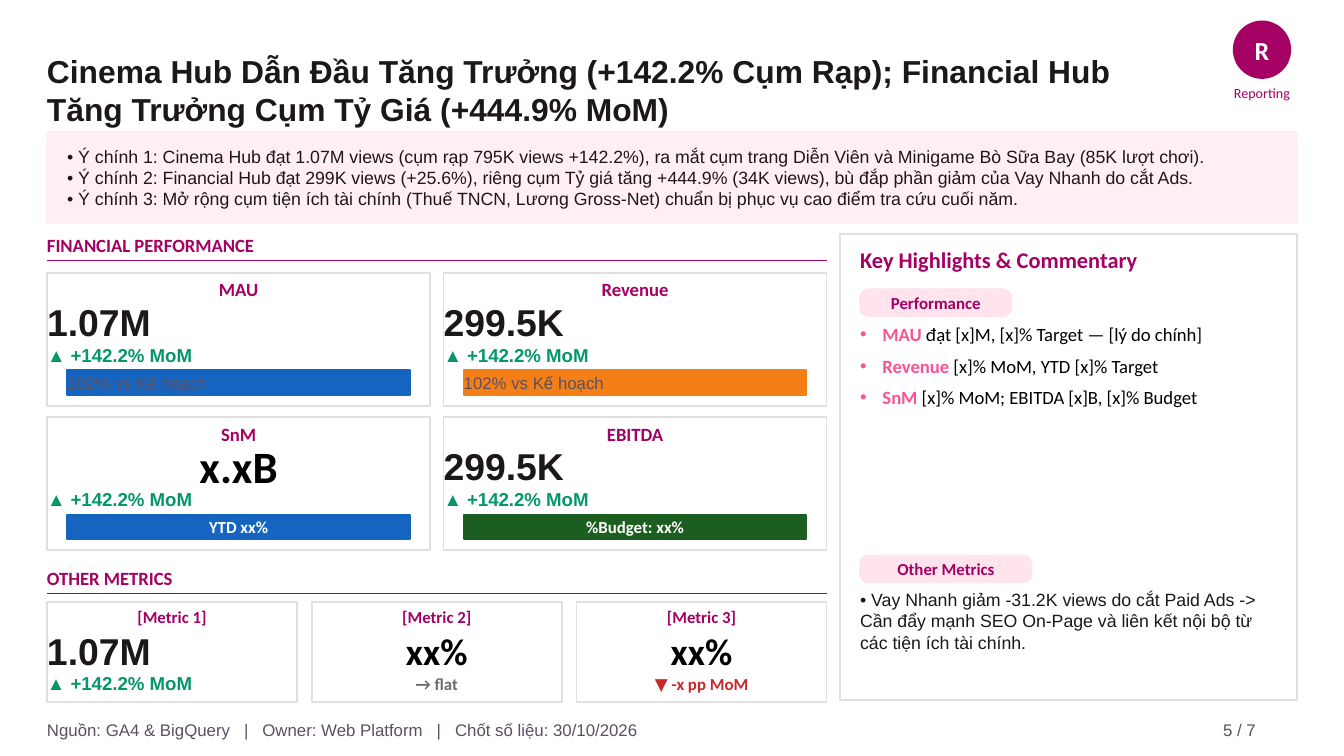
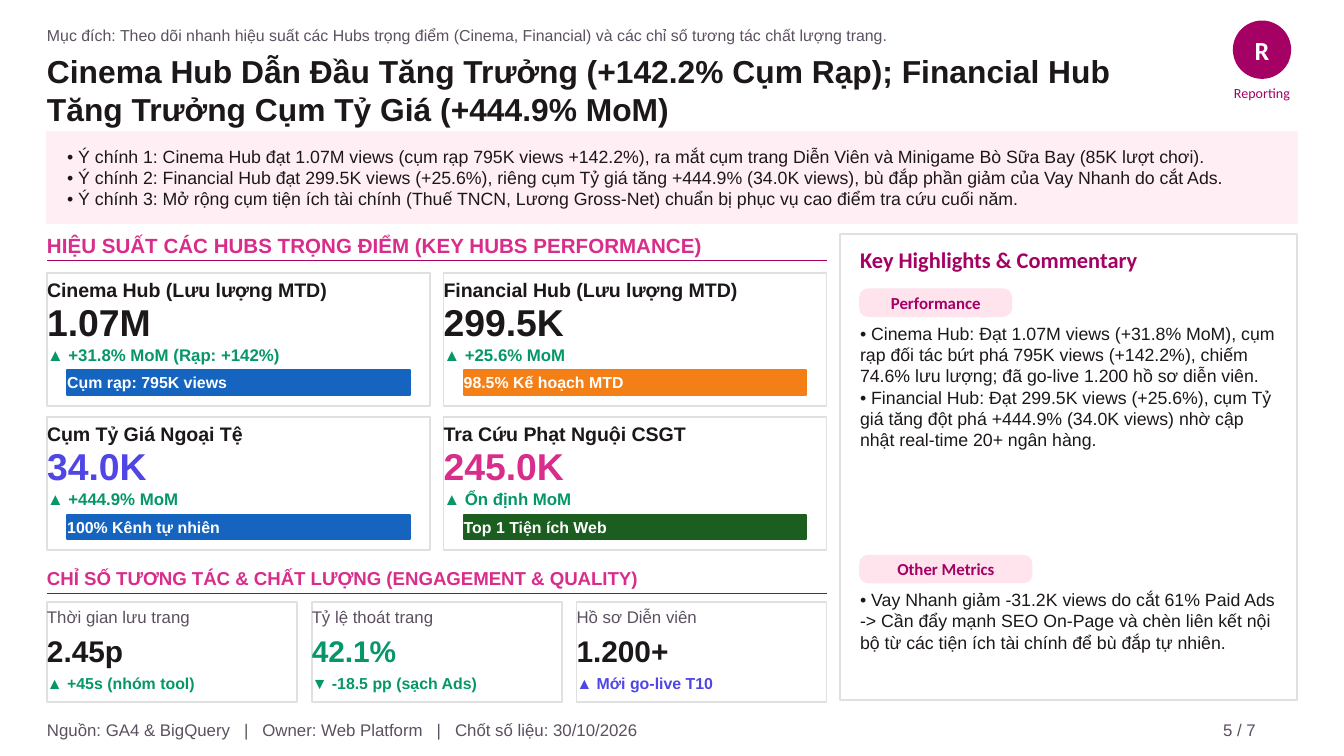
Before and after one commit to vanhien26/hienho-knowledgebase, a slide deck: slide 5 of 07_REPORTS/docs/presentations/Web_Platform_Thang_10_2026_Monthly_Report.pptx. Drawn at 1344x756 pixels with LibreOffice and Linux fonts; fonts in the diff are those of the drawing. Boxes give left, top, right and bottom in pixels: in the first picture for what was removed or moved away, otherwise in the second. Text is boxed around its words. In the diff, an @@ line names an element or a change of style, - is before the commit and + after.

Commit message:
fix(pptx): fix Slide 5 card metrics, add Mục đích line across all slides, add McKinsey ROI to Slide 3 and tag [R] on Slide 7

```diff
--- a/07_REPORTS/docs/presentations/Web_Platform_Thang_10_2026_Monthly_Report.pptx
+++ b/07_REPORTS/docs/presentations/Web_Platform_Thang_10_2026_Monthly_Report.pptx
@@ text added at [47, 28, 887, 45], 8.5 pt, text #5C5060 @@
+Mục đích: Theo dõi nhanh hiệu suất các Hubs trọng điểm (Cinema, Financial) và các chỉ số tương tác chất lượng trang.
@@ text at [78, 170, 1222, 188]: text changed @@
-• Ý chính 2: Financial Hub đạt 299K views (+25.6%), riêng cụm Tỷ giá tăng +444.9% (34K views), bù đắp phần giảm của Vay Nhanh do cắt Ads.
+• Ý chính 2: Financial Hub đạt 299.5K views (+25.6%), riêng cụm Tỷ giá tăng +444.9% (34.0K views), bù đắp phần giảm của Vay Nhanh do cắt Ads.
@@ text at [47, 237, 701, 258]: text changed; size 10 to 11 pt; font Calibri to Arial; text colour #A50064 to #D82D8B @@
-FINANCIAL PERFORMANCE
+HIỆU SUẤT CÁC HUBS TRỌNG ĐIỂM (KEY HUBS PERFORMANCE)
@@ text at [47, 282, 327, 301]: text changed; size 10 to 10.5 pt; font Calibri to Arial; text colour #A50064 to #1C171A @@
-MAU
+Cinema Hub (Lưu lượng MTD)
@@ text at [444, 282, 738, 301]: text changed; size 10 to 10.5 pt; font Calibri to Arial; text colour #A50064 to #1C171A @@
-Revenue
+Financial Hub (Lưu lượng MTD)
@@ text at [860, 327, 1274, 450]: text changed; size 10 to 9.5 pt; font Calibri to Arial; text colour #000000 to #1C171A @@
-• MAU đạt [x]M, [x]% Target — [lý do chính]
-• Revenue [x]% MoM, YTD [x]% Target
-• SnM [x]% MoM; EBITDA [x]B, [x]% Budget
+• Cinema Hub: Đạt 1.07M views (+31.8% MoM), cụm rạp đối tác bứt phá 795K views (+142.2%), chiếm 74.6% lưu lượng; đã go-live 1.200 hồ sơ diễn viên.
+• Financial Hub: Đạt 299.5K views (+25.6%), cụm Tỷ giá tăng đột phá +444.9% (34.0K views) nhờ cập nhật real-time 20+ ngân hàng.
@@ text at [68, 348, 279, 365]: text changed; size 10 to 9 pt @@
-▲ +142.2% MoM
+▲ +31.8% MoM (Rạp: +142%)
@@ text at [465, 349, 565, 361]: text changed; size 10 to 9 pt @@
-▲ +142.2% MoM
+▲ +25.6% MoM
@@ text added at [67, 376, 227, 392], 8.5 pt, text #FFFFFF, bold @@
+Cụm rạp: 795K views
@@ text at [464, 376, 623, 391]: text changed; size 9 to 8.5 pt; text colour #5C5060 to #FFFFFF; bold on @@
-102% vs Kế hoạch
+98.5% Kế hoạch MTD
@@ text at [47, 426, 243, 445]: text changed; size 10 to 10.5 pt; font Calibri to Arial; text colour #A50064 to #1C171A @@
-SnM
+Cụm Tỷ Giá Ngoại Tệ
@@ text at [444, 426, 686, 445]: text changed; size 10 to 10.5 pt; font Calibri to Arial; text colour #A50064 to #1C171A @@
-EBITDA
+Tra Cứu Phạt Nguội CSGT
@@ text at [47, 454, 147, 481]: text changed; size 24 to 20 pt; font Calibri to Arial; text colour #000000 to #4F46E5 @@
-x.xB
+34.0K
@@ text at [444, 454, 564, 481]: text changed; text colour #1C171A to #D82D8B @@
-299.5K
+245.0K
@@ text at [68, 493, 178, 505]: text changed; size 10 to 9 pt @@
-▲ +142.2% MoM
+▲ +444.9% MoM
@@ text at [465, 492, 571, 508]: text changed; size 10 to 9 pt @@
-▲ +142.2% MoM
+▲ Ổn định MoM
@@ text at [67, 521, 220, 536]: text changed; size 9 to 8.5 pt; font Calibri to Arial @@
-YTD xx%
+100% Kênh tự nhiên
@@ text at [464, 521, 606, 537]: text changed; size 9 to 8.5 pt; font Calibri to Arial @@
-%Budget: xx%
+Top 1 Tiện ích Web
@@ text at [47, 571, 638, 589]: text changed; font Calibri to Arial; text colour #A50064 to #D82D8B @@
-OTHER METRICS
+CHỈ SỐ TƯƠNG TÁC & CHẤT LƯỢNG (ENGAGEMENT & QUALITY)
@@ text at [860, 593, 1274, 653]: text changed @@
-• Vay Nhanh giảm -31.2K views do cắt Paid Ads -> Cần đẩy mạnh SEO On-Page và liên kết nội bộ từ các tiện ích tài chính.
+• Vay Nhanh giảm -31.2K views do cắt 61% Paid Ads -> Cần đẩy mạnh SEO On-Page và chèn liên kết nội bộ từ các tiện ích tài chính để bù đắp tự nhiên.
@@ text at [47, 610, 189, 627]: text changed; font Calibri to Arial; text colour #A50064 to #5C5060; bold off @@
-[Metric 1]
+Thời gian lưu trang
@@ text at [312, 610, 433, 627]: text changed; font Calibri to Arial; text colour #A50064 to #5C5060; bold off @@
-[Metric 2]
+Tỷ lệ thoát trang
@@ text at [577, 609, 697, 623]: text changed; font Calibri to Arial; text colour #A50064 to #5C5060; bold off @@
-[Metric 3]
+Hồ sơ Diễn viên
@@ text at [47, 641, 123, 667]: text changed; size 20 to 16 pt @@
-1.07M
+2.45p
@@ text at [312, 641, 396, 663]: text changed; size 20 to 16 pt; font Calibri to Arial; text colour #000000 to #059669 @@
-xx%
+42.1%
@@ text at [577, 641, 669, 663]: text changed; size 20 to 16 pt; font Calibri to Arial; text colour #000000 to #1C171A @@
-xx%
+1.200+
@@ text at [67, 677, 194, 693]: text changed; size 10 to 8.5 pt @@
-▲ +142.2% MoM
+▲ +45s (nhóm tool)
@@ text at [332, 677, 477, 693]: text changed; size 9 to 8.5 pt; font Calibri to Arial; text colour #6B6B6B to #059669 @@
-→ flat
+▼ -18.5 pp (sạch Ads)
@@ text at [597, 677, 713, 693]: text changed; size 9 to 8.5 pt; font Calibri to Arial; text colour #C62828 to #4F46E5 @@
-▼ -x pp MoM
+▲ Mới go-live T10
```
Also in this commit, not shown: 5 other slides changed, 1 other file.
